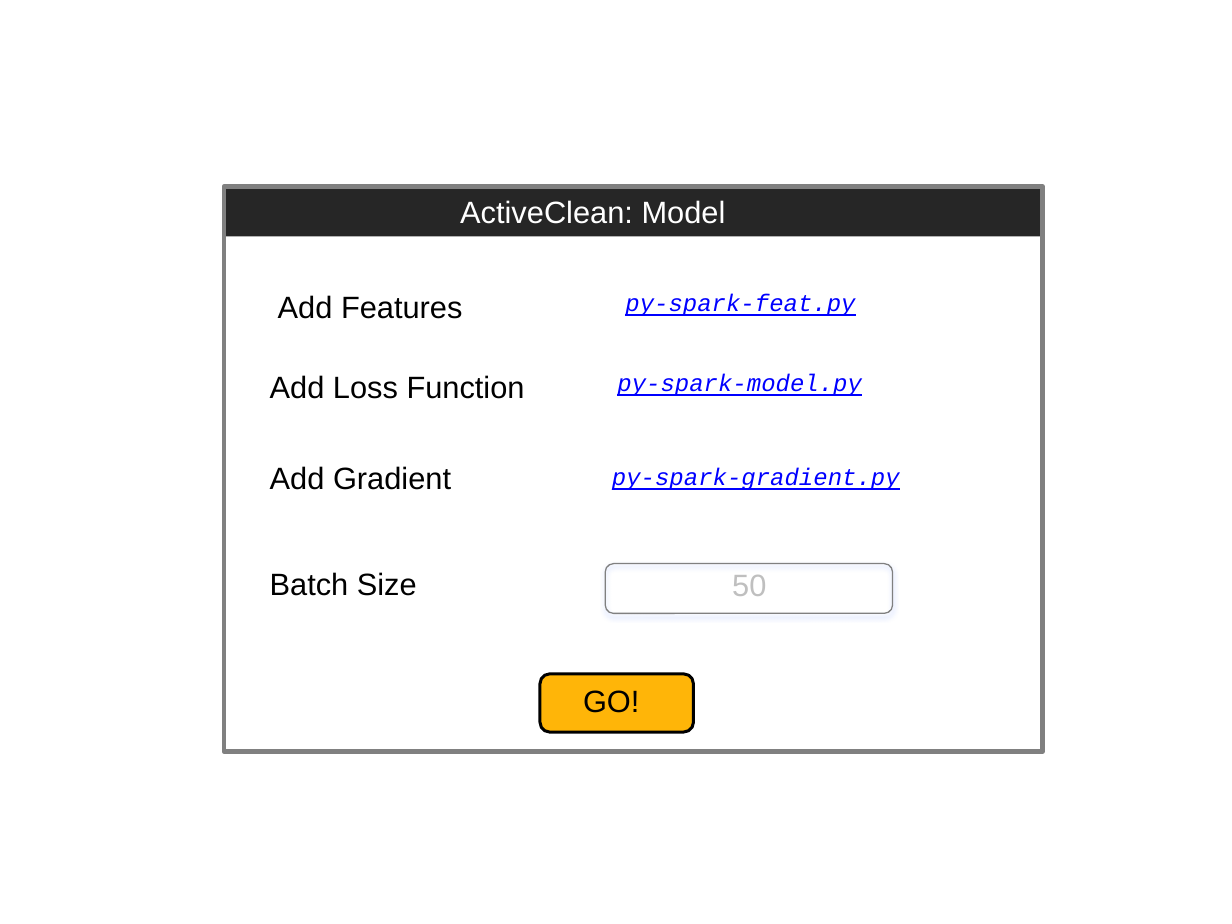
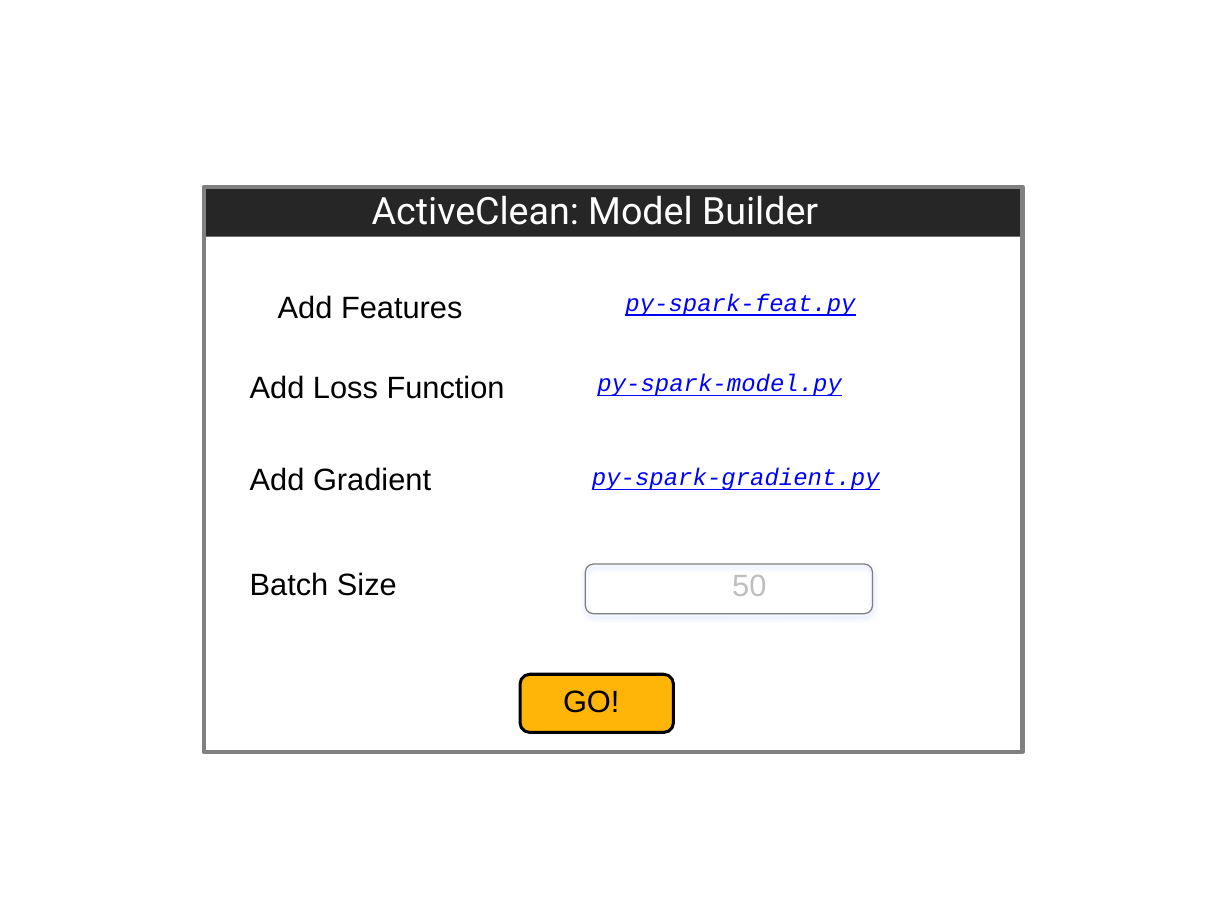
Before and after one commit to sjyk/activecleandemo, a slide deck: slide 1 of demofigs.pptx. Drawn at 1232x924 pixels with LibreOffice and Linux fonts; fonts in the diff are those of the drawing. Boxes give left, top, right and bottom in pixels: in the first picture for what was removed or moved away, otherwise in the second. Text is boxed around its words. In the diff, an @@ line names an element or a change of style, - is before the commit and + after.

```diff
--- a/demofigs.pptx
+++ b/demofigs.pptx
@@ text "ActiveClean: Model Builder": place and size @@
-text "ActiveClean: Model Builder" at (460,200,726,237)
+text "ActiveClean: Model Builder" at (372,195,818,225)
@@ text "ActiveClean: Model Builder" at (372,195,818,225): size 18 to 22 pt, font Arial to Roboto @@
@@ 6 texts, 2 rectangles, 2 rounded rectangles: place and size @@
-6 texts, 2 rectangles, 2 rounded rectangles at (224,186,1042,752)
+6 texts, 2 rectangles, 2 rounded rectangles at (205,187,1023,753)
```
Also in this commit, not shown: 1 other slide changed, 14 other files.
